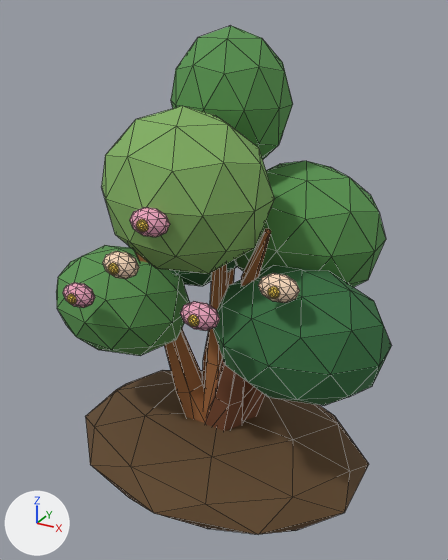
What one commit did to the glTF model client/models/Flowering_Bush.glb.
Camera for both pictures: a 50 mm lens placed at (1.19, -2.12, 2.0), pointed at (0.02, 0.0, 0.94). Lighting does not change. The marker at lower left points along +X, +Y and +Z. The first picture is the older version. Mesh edges are drawn as thin lines. Vertices at exactly the same position are counted once.

Objects in the first picture: 'Flowering_Bush_LowPoly'.
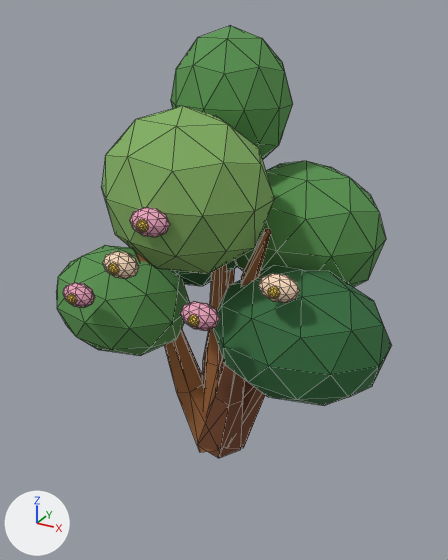
Patch to the scene script:
```diff
--- a/client/models/Flowering_Bush.glb.py
+++ b/client/models/Flowering_Bush.glb.py
@@ me_icosphere_065 @@
 # used by ob_flowering_bush_lowpoly; location = (0.0, 0.0, 0.1)
-me_icosphere_065.from_pydata(...)  # 1022 vertices, 1920 faces; spans x -0.77..0.76, y -0.58..0.55, z -0.16..1.84
-me_icosphere_065.materials.append(mat_base_soil___flowering_bush)  # brown #61482c
+me_icosphere_065.from_pydata(...)  # 980 vertices, 1840 faces; spans x -0.77..0.76, y -0.58..0.46, z -0.05..1.84
+# me_icosphere_065 part 1: the loose piece of 42 vertices spanning x -0.68..0.68, y -0.55..0.55, z -0.16..0.16 is deleted
 me_icosphere_065.materials.append(mat_stems_light___flowering_bush)
```

Boxes (x1, y1, x2, y2) around the edits, measured in the pictures (448 x 560 px):
'Flowering_Bush_LowPoly', reshaped (15% shorter): before (56, 26, 391, 534); after (56, 26, 391, 458)
part 1 of me_icosphere_065, deleted (brown): before (85, 370, 369, 534)
